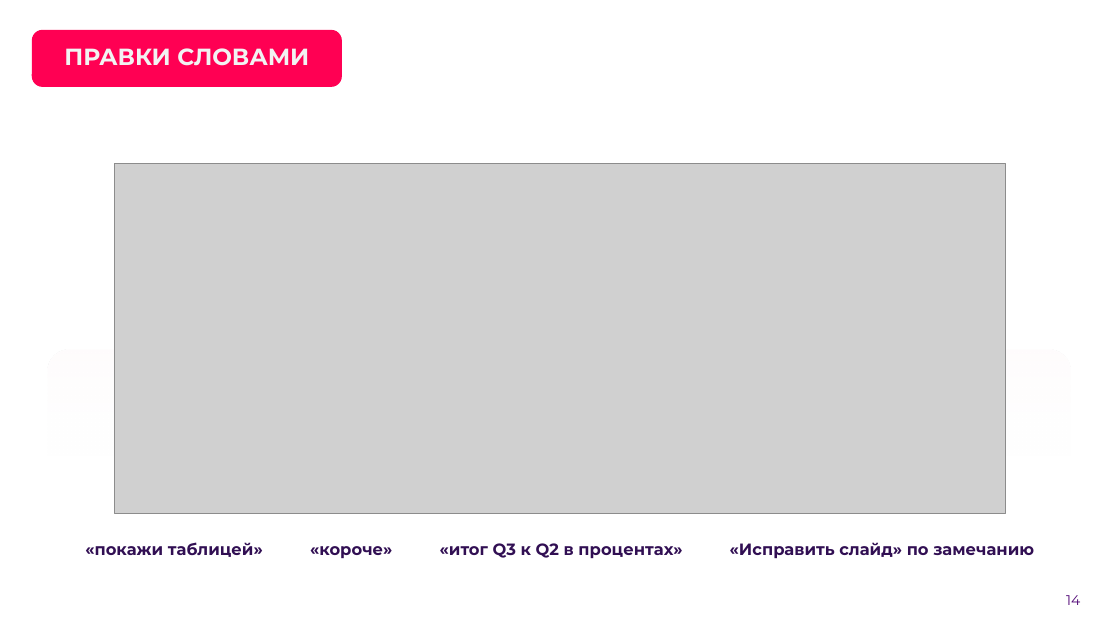
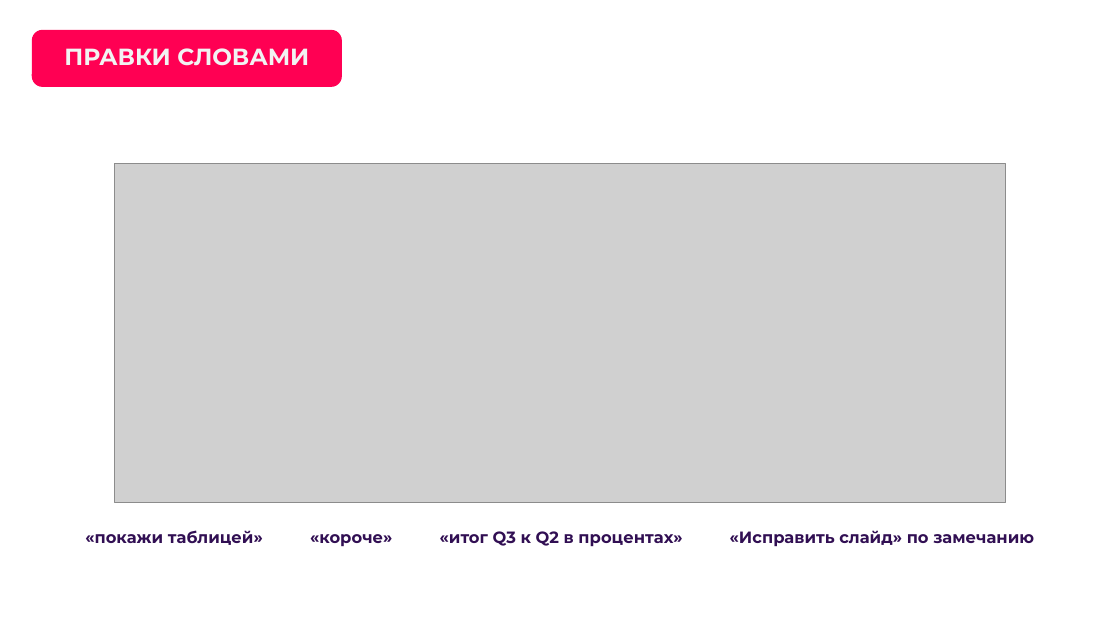
Before and after one commit to hl0pch1k/verstka, a slide deck: slide 14 of docs/presentation/verstka-pitch-stage2.pptx. Drawn at 1120x630 pixels with LibreOffice and Linux fonts; fonts in the diff are those of the drawing; grey boxes stand for pictures; background and template pictures are left out. Boxes give left, top, right and bottom in pixels: in the first picture for what was removed or moved away, otherwise in the second. Text is boxed around its words. In the diff, an @@ line names an element or a change of style, - is before the commit and + after.

```diff
--- a/docs/presentation/verstka-pitch-stage2.pptx
+++ b/docs/presentation/verstka-pitch-stage2.pptx
@@ picture: place and size @@
-picture at bbox=[114, 164, 1005, 513]
+picture at bbox=[114, 164, 1005, 502]
@@ 4 texts, 4 rounded rectangles: place and size @@
-4 texts, 4 rounded rectangles at bbox=[69, 530, 1051, 567]
+4 texts, 4 rounded rectangles at bbox=[69, 519, 1051, 556]
@@ page number at bbox=[1048, 583, 1099, 616]: text colour #520977 to #FFFFFF; alignment centre to right @@
```
Also in this commit, not shown: 1 other slide changed, 1 other file.
